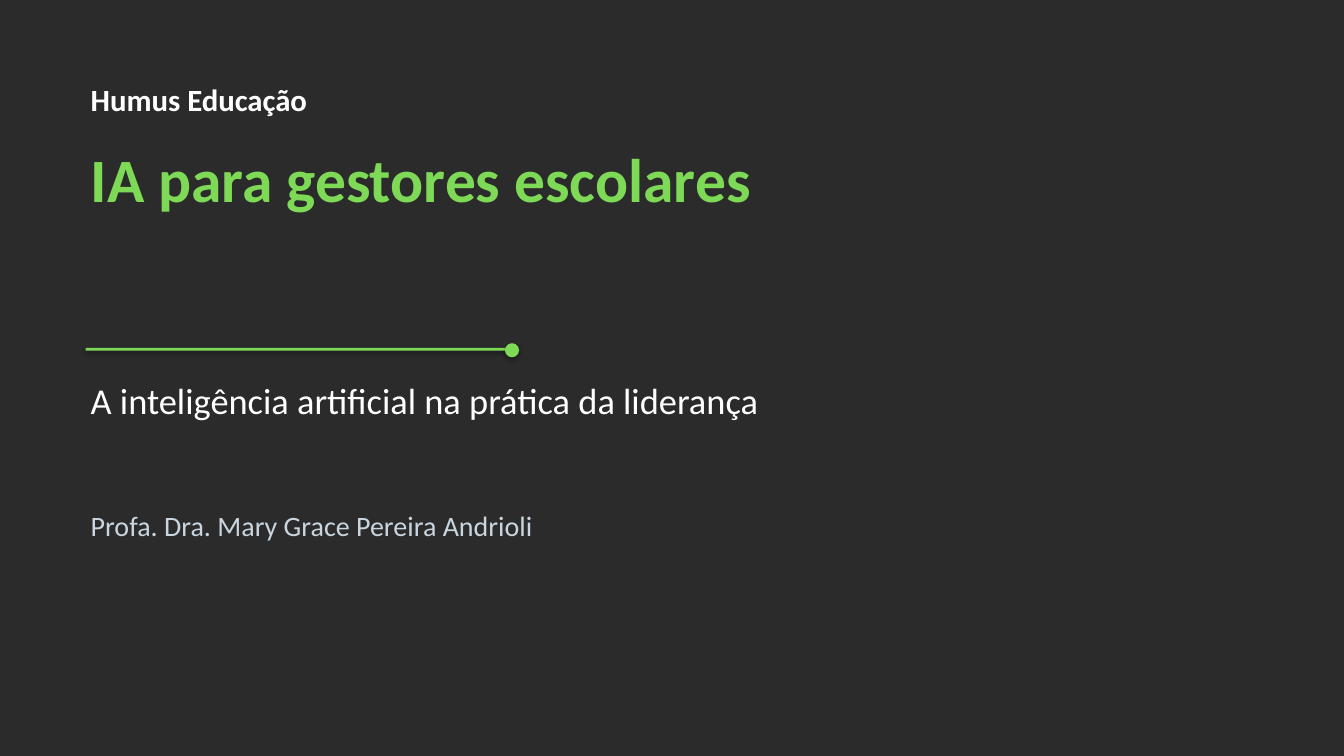
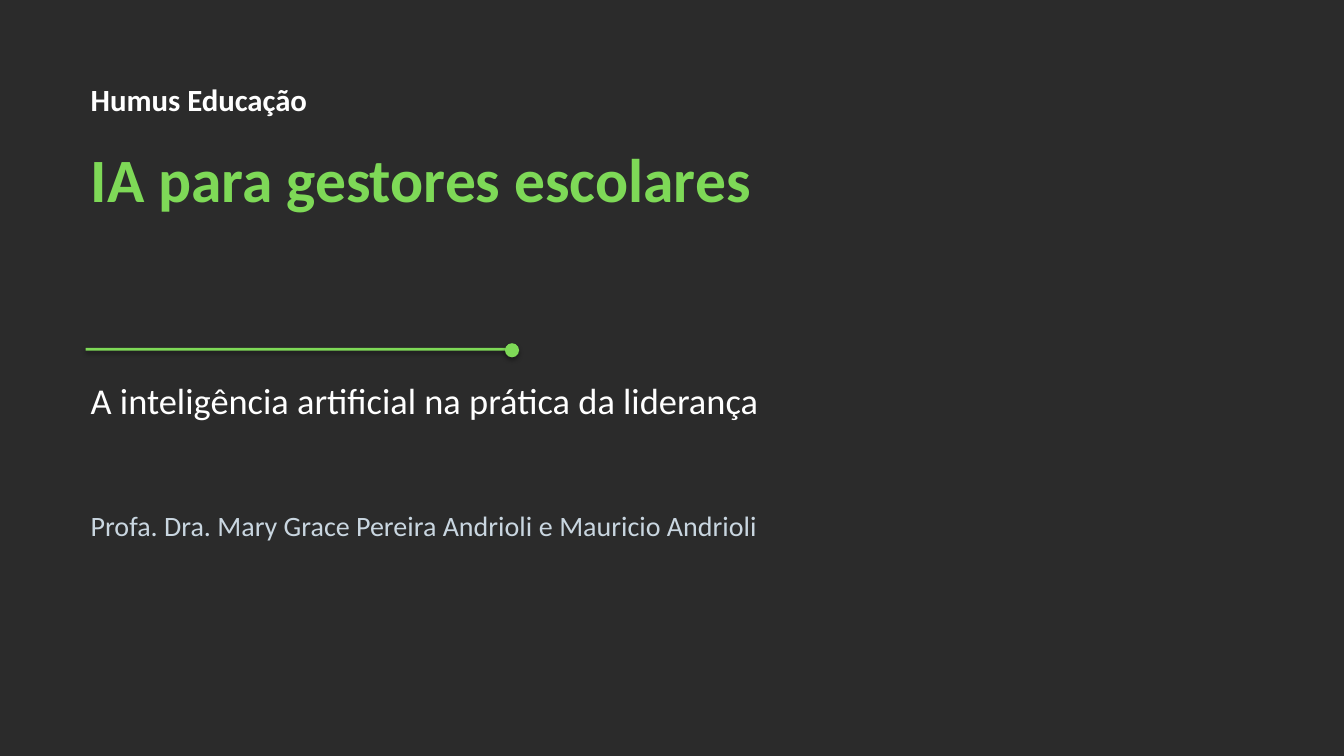
Before and after one commit to maryandrioli/iagestao, a slide deck: slide 1 of apoio/fundamentos/slides_fundamentos.pptx. Drawn at 1344x756 pixels with LibreOffice and Linux fonts; fonts in the diff are those of the drawing; background and template pictures are left out; a plain dark background stands for a picture behind light text. Boxes give left, top, right and bottom in pixels: in the first picture for what was removed or moved away, otherwise in the second. Text is boxed around its words. In the diff, an @@ line names an element or a change of style, - is before the commit and + after.

```diff
--- a/apoio/fundamentos/slides_fundamentos.pptx
+++ b/apoio/fundamentos/slides_fundamentos.pptx
@@ text at <box>91,516,756,541</box>: text changed @@
-Profa. Dra. Mary Grace Pereira Andrioli
+Profa. Dra. Mary Grace Pereira Andrioli e Mauricio Andrioli
```
Also in this commit, not shown: 4 other slides changed, 5 slides added, 14 other files.
